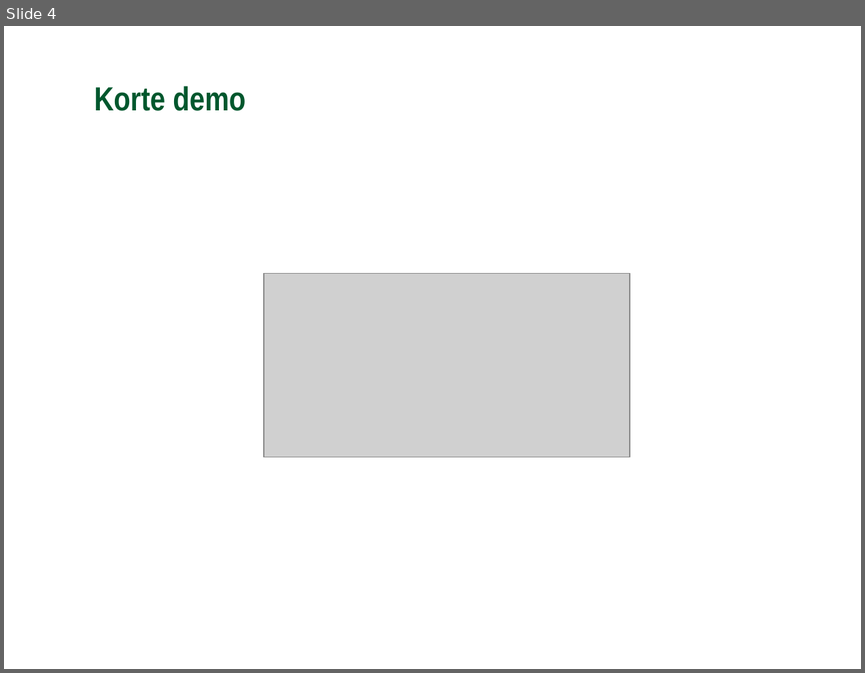
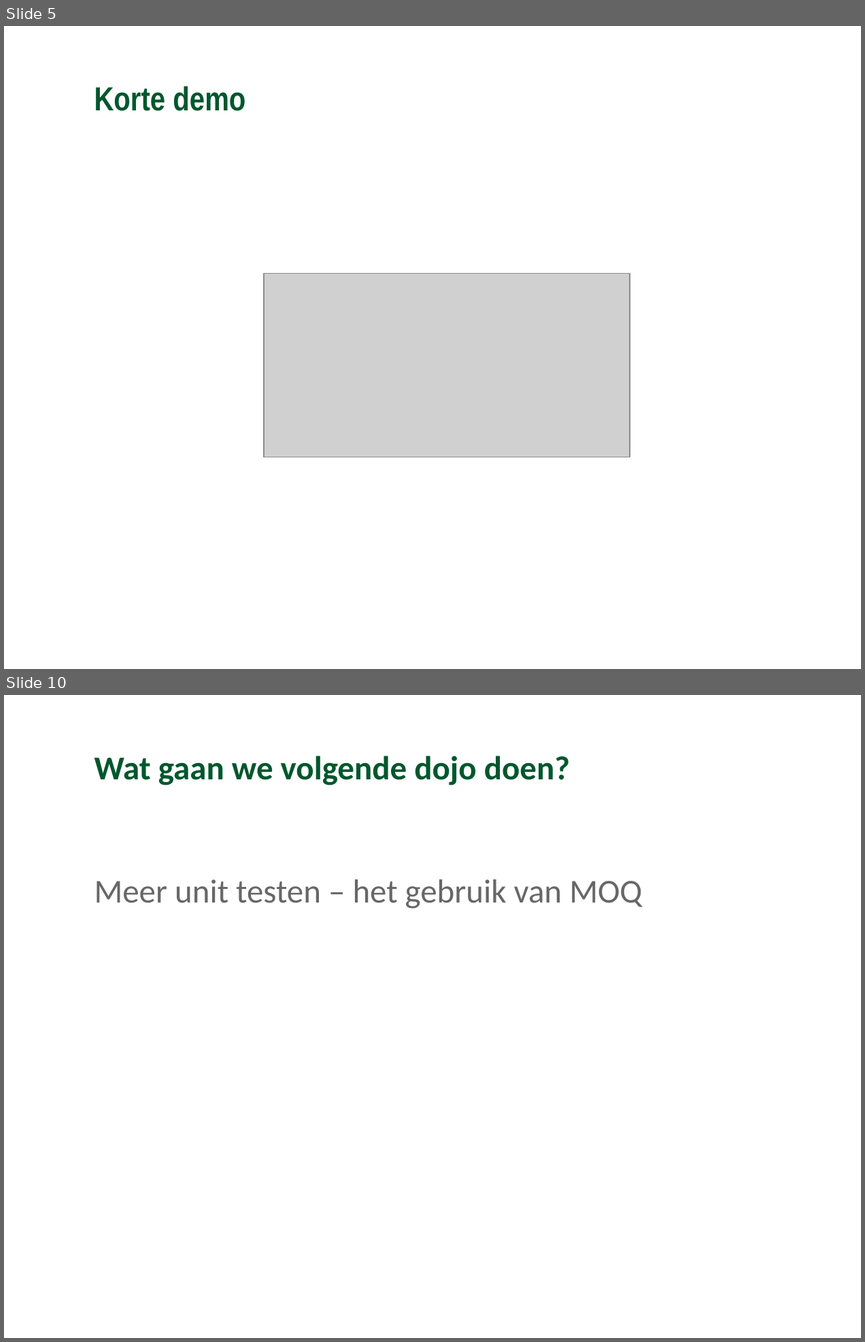
Before and after one commit to Ozindar/GCUnitTestDojo, a slide deck: warehouse/Coding Kata - Warehouse - startin with Unit Testing.pptx. Shown one above the other, each under a label of ours: slide 4 before the commit, slides 5 and 10 after it; the slides between them are not shown. The pictures are 865x673 and 865x1342 pixels, drawn with LibreOffice and Linux fonts; fonts in the diff are those of the drawing; grey boxes stand for pictures; background and template pictures are left out. Boxes give left, top, right and bottom in pixels: in the first picture for what was removed or moved away, otherwise in the second. Text is boxed around its words. In the diff, an @@ line names an element or a change of style, - is before the commit and + after.

```diff
--- a/warehouse/Coding Kata - Warehouse - startin with Unit Testing.pptx
+++ b/warehouse/Coding Kata - Warehouse - startin with Unit Testing.pptx
@@ slide 10 added at (4,695,861,1338), background #FFFFFF @@
@@ text added at (94,756,570,785), 28 pt, text #00572D, bold @@
+Wat gaan we volgende dojo doen?
@@ text added at (94,879,642,909), 28 pt, text #676767 @@
+Meer unit testen – het gebruik van MOQ
@@ what was slide 4 is now slide 5 @@
```
Also in this commit, not shown: 5 slides changed, 2 other slides added, 2 other files.
